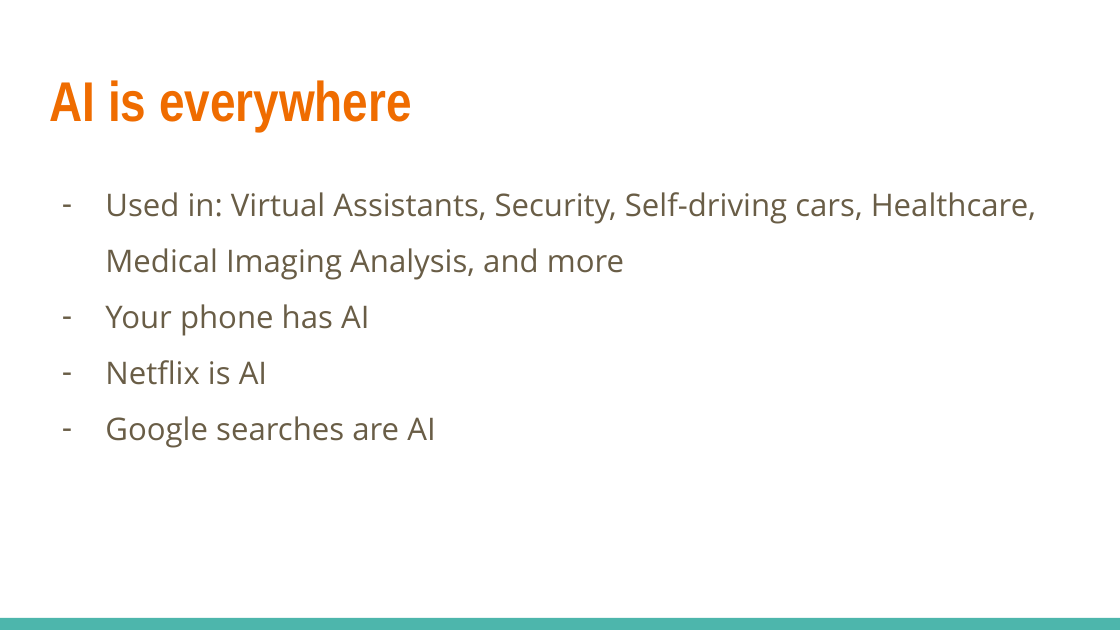
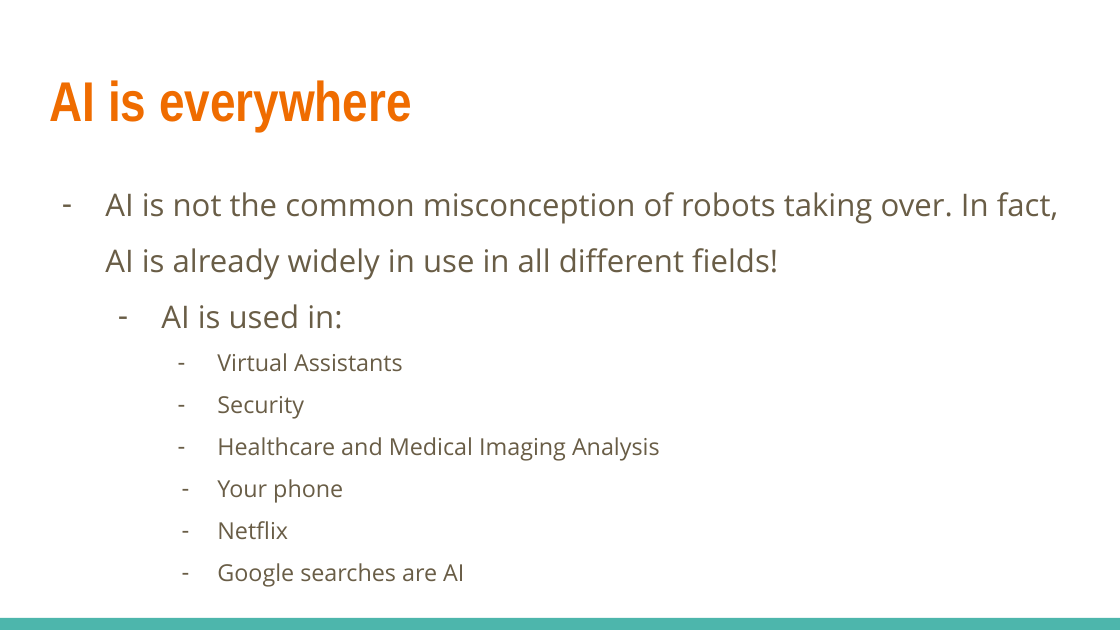
Before and after one commit to Intro-Course-AI-ML/LessonMaterials, a slide deck: slide 6 of 1_AI Course Presentation.pptx (slide 5 before the commit). Drawn at 1120x630 pixels with LibreOffice and Linux fonts; fonts in the diff are those of the drawing. Boxes give left, top, right and bottom in pixels: in the first picture for what was removed or moved away, otherwise in the second. Text is boxed around its words. In the diff, an @@ line names an element or a change of style, - is before the commit and + after.

```diff
--- a/1_AI Course Presentation.pptx
+++ b/1_AI Course Presentation.pptx
@@ text "AI is not the common ..." at [105, 192, 1058, 539]: size 20 to 15 pt in "Google searches are AI"; list level 1 to 3 in "Google searches are AI" @@
@@ text at [105, 192, 1058, 539]: text changed @@
-– Used in: Virtual Assistants, Security, Self-driving cars, Healthcare, Medical Imaging Analysis, and more
-– Your phone has AI
-– Netflix is AI
+– AI is not the common misconception of robots taking over. In fact, AI is already widely in use in all different fields!
+  – AI is used in:
+    – Virtual Assistants
+    – Security
+    – Healthcare and Medical Imaging Analysis
+    – Your phone
+    – Netflix
```
Also in this commit, not shown: 11 other slides changed, 5 slides added, 2 slides removed, 1 other file.
